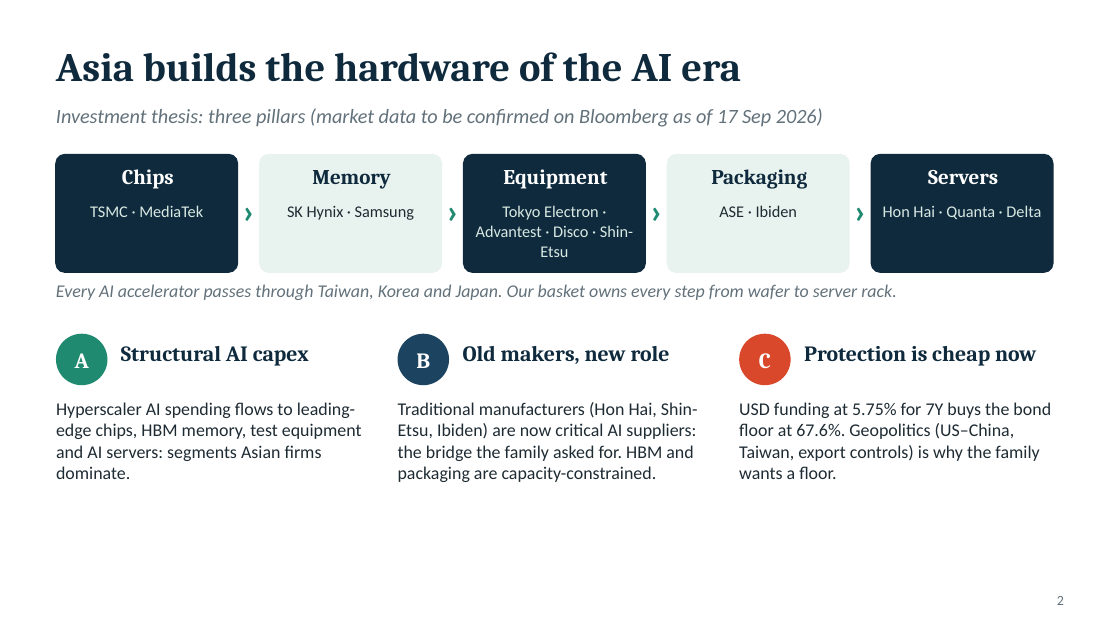
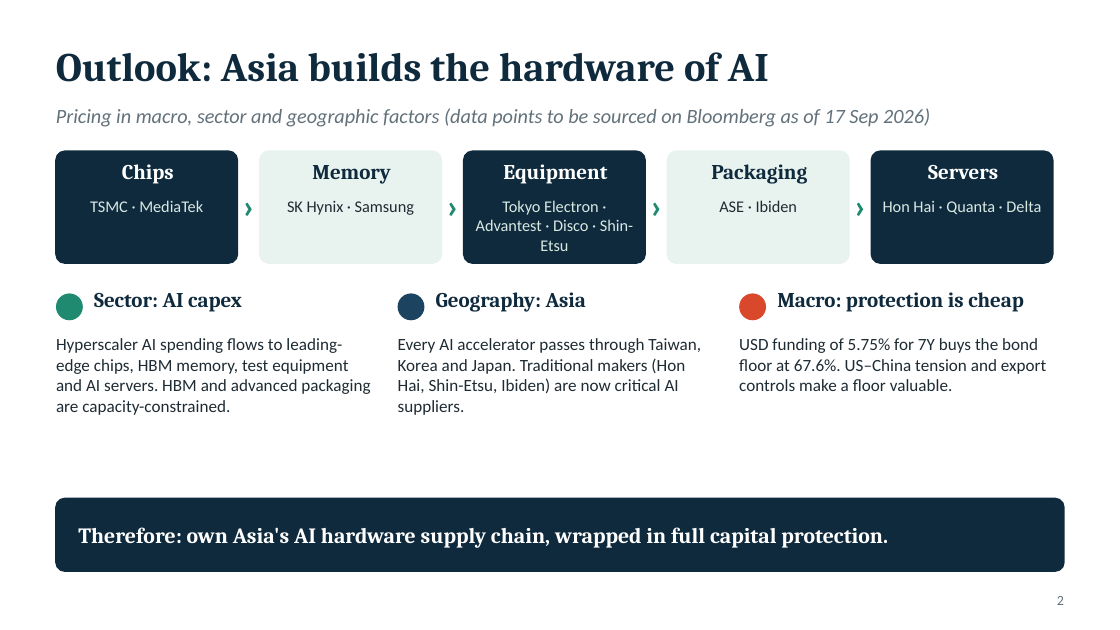
Before and after one commit to benjaminlhl/natixis-case-comp, a slide deck: slide 4 of deck/Asia-Digital-Bridge-Note.pptx. Drawn at 1120x630 pixels with LibreOffice and Linux fonts; fonts in the diff are those of the drawing. Boxes give left, top, right and bottom in pixels: in the first picture for what was removed or moved away, otherwise in the second. Text is boxed around its words. In the diff, an @@ line names an element or a change of style, - is before the commit and + after.

```diff
--- a/deck/Asia-Digital-Bridge-Note.pptx
+++ b/deck/Asia-Digital-Bridge-Note.pptx
@@ text at (56,52,769,82): text changed @@
-Asia builds the hardware of the AI era
+Outlook: Asia builds the hardware of AI
@@ text at (56,108,930,127): text changed @@
-Investment thesis: three pillars (market data to be confirmed on Bloomberg as of 17 Sep 2026)
+Pricing in macro, sector and geographic factors (data points to be sourced on Bloomberg as of 17 Sep 2026)
@@ rounded rectangle: place and size @@
-rounded rectangle at (56,155,237,272)
+rounded rectangle at (56,151,237,263)
@@ rounded rectangle: place and size @@
-rounded rectangle at (260,155,441,272)
+rounded rectangle at (260,151,441,263)
@@ rounded rectangle: place and size @@
-rounded rectangle at (464,155,645,272)
+rounded rectangle at (464,151,645,263)
@@ rounded rectangle: place and size @@
-rounded rectangle at (668,155,849,272)
+rounded rectangle at (668,151,849,263)
@@ 14 texts: place and size @@
-14 texts at (90,169,1041,257)
+14 texts at (90,164,1041,251)
@@ proportions changed in 5 elements at (56,151,237,263), (260,151,441,263), (464,151,645,263), (668,151,849,263), (871,151,1053,263) @@
@@ rounded rectangle: place and size @@
-rounded rectangle at (871,155,1053,272)
+rounded rectangle at (871,151,1053,263)
@@ ellipse: place and size @@
-ellipse at (56,334,108,385)
+ellipse at (56,293,83,320)
@@ text removed at (56,284,896,300) @@
-Every AI accelerator passes through Taiwan, Korea and Japan. Our basket owns every step from wafer to server rack.
@@ text at (94,293,242,312): text changed; size 14 to 13.5 pt @@
-Structural AI capex
+Sector: AI capex
@@ ellipse: place and size @@
-ellipse at (398,334,449,385)
+ellipse at (398,293,424,320)
@@ text added at (436,292,586,312), 13.5 pt, text #0F2A3D, bold @@
+Geography: Asia
@@ ellipse: place and size @@
-ellipse at (739,334,791,385)
+ellipse at (739,293,766,320)
@@ text at (777,292,1024,312): text changed; size 14 to 13.5 pt @@
-Protection is cheap now
+Macro: protection is cheap
@@ text at (56,338,370,415): text changed; size 11.5 to 11 pt @@
-Hyperscaler AI spending flows to leading-edge chips, HBM memory, test equipment and AI servers: segments Asian firms dominate.
+Hyperscaler AI spending flows to leading-edge chips, HBM memory, test equipment and AI servers. HBM and advanced packaging are capacity-constrained.
@@ text removed at (75,353,89,368) @@
-A
@@ text at (398,338,701,415): text changed; size 11.5 to 11 pt @@
-Traditional manufacturers (Hon Hai, Shin-Etsu, Ibiden) are now critical AI suppliers: the bridge the family asked for. HBM and packaging are capacity-constrained.
+Every AI accelerator passes through Taiwan, Korea and Japan. Traditional makers (Hon Hai, Shin-Etsu, Ibiden) are now critical AI suppliers.
@@ text removed at (416,353,430,368) @@
-B
@@ text removed at (463,346,670,364) @@
-Old makers, new role
@@ text at (739,338,1046,391): text changed; size 11.5 to 11 pt @@
-USD funding at 5.75% for 7Y buys the bond floor at 67.6%. Geopolitics (US–China, Taiwan, export controls) is why the family wants a floor.
+USD funding of 5.75% for 7Y buys the bond floor at 67.6%. US–China tension and export controls make a floor valuable.
@@ text removed at (759,353,771,369) @@
-C
@@ rounded rectangle added at (56,498,1064,571), fill #0F2A3D, outline #0F2A3D 1 pt @@
@@ text added at (78,527,888,548), 14 pt, text #FFFFFF, bold @@
+Therefore: own Asia's AI hardware supply chain, wrapped in full capital protection.
```
Also in this commit, not shown: 5 other slides changed, 5 slides added, 4 slides removed, 1 other file.
